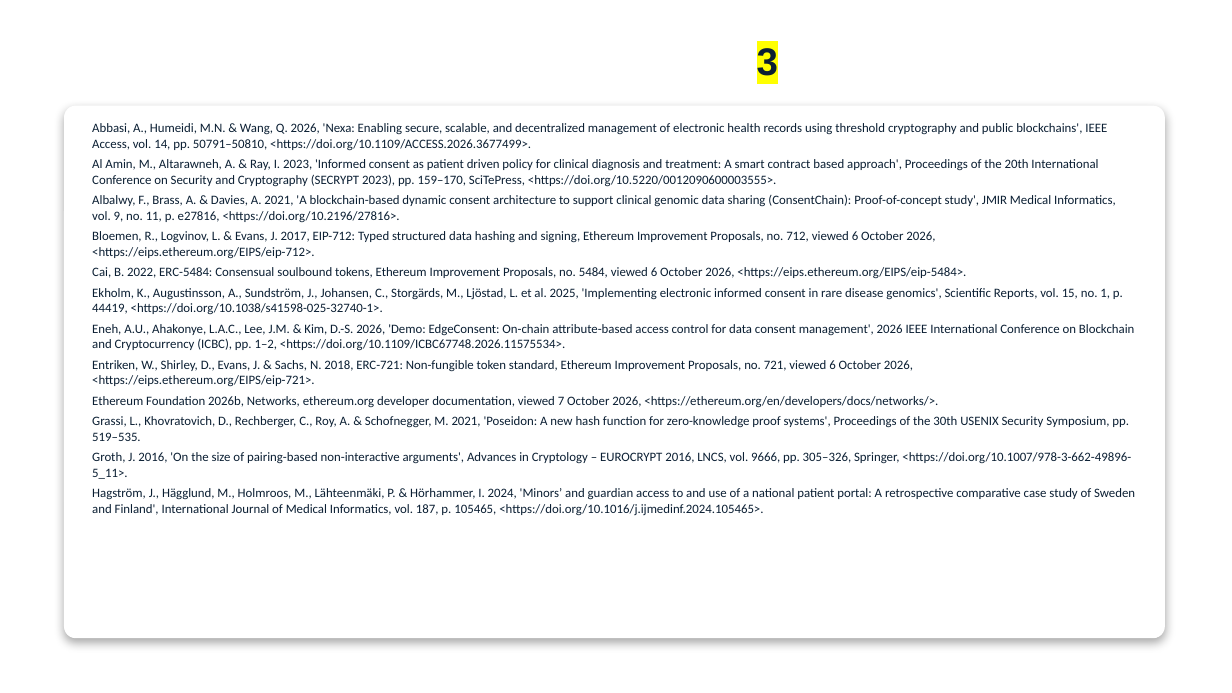
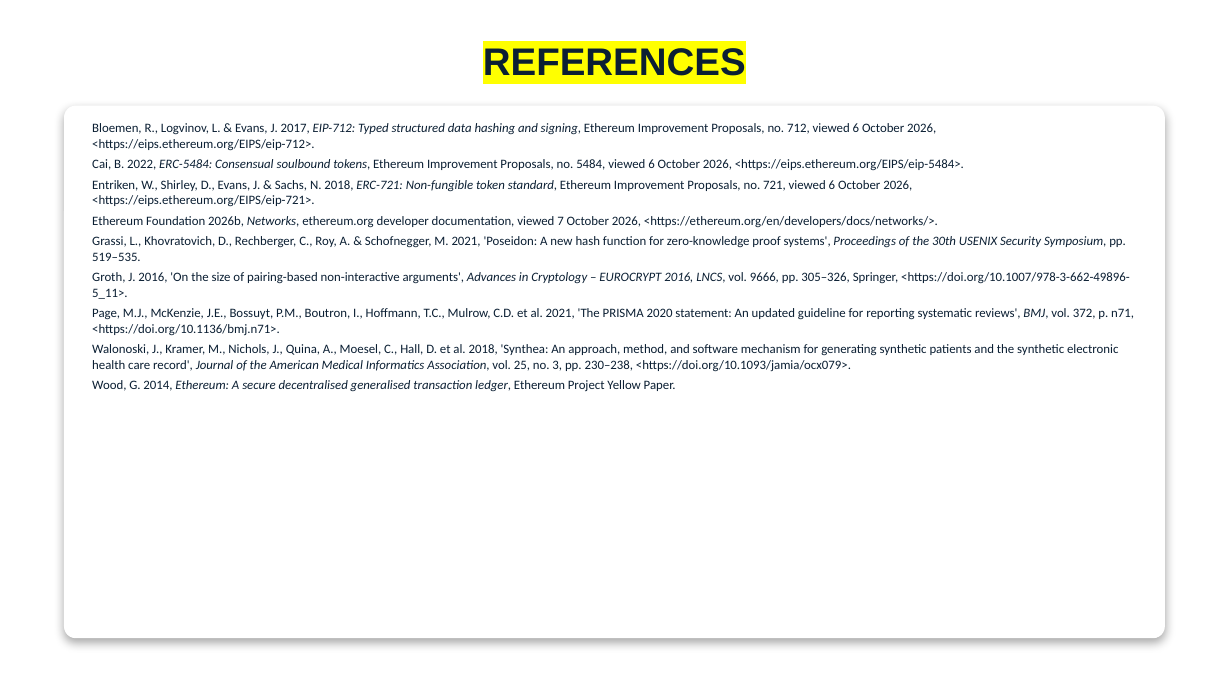
Before and after one commit to yasir12345678900/HealthRWA-Sepolia-Personal-try, a slide deck: slide 44 of docs/Yasir_Candidature_Reassessment_Slides_Simple_YELLOW_changes.pptx. Drawn at 1232x693 pixels with LibreOffice and Linux fonts; fonts in the diff are those of the drawing; background and template pictures are left out. Boxes give left, top, right and bottom in pixels: in the first picture for what was removed or moved away, otherwise in the second. Text is boxed around its words. In the diff, an @@ line names an element or a change of style, - is before the commit and + after.

```diff
--- a/docs/Yasir_Candidature_Reassessment_Slides_Simple_YELLOW_changes.pptx
+++ b/docs/Yasir_Candidature_Reassessment_Slides_Simple_YELLOW_changes.pptx
@@ title at [483, 48, 746, 76]: text changed; text colour #FFFFFF to #0B1F33 @@
-REFERENCES (1/3)
+REFERENCES
@@ text at [92, 123, 1116, 222]: paragraphs removed @@
-Abbasi, A., Humeidi, M.N. & Wang, Q. 2026, 'Nexa: Enabling secure, scalable, and decentralized management of electronic health records using threshold cryptography and public blockchains', IEEE Access, vol. 14, pp. 50791–50810, <https://doi.org/10.1109/ACCESS.2026.3677499>.
-Al Amin, M., Altarawneh, A. & Ray, I. 2023, 'Informed consent as patient driven policy for clinical diagnosis and treatment: A smart contract based approach', Proceedings of the 20th International Conference on Security and Cryptography (SECRYPT 2023), pp. 159–170, SciTePress, <https://doi.org/10.5220/0012090600003555>.
-Albalwy, F., Brass, A. & Davies, A. 2021, 'A blockchain-based dynamic consent architecture to support clinical genomic data sharing (ConsentChain): Proof-of-concept study', JMIR Medical Informatics, vol. 9, no. 11, p. e27816, <https://doi.org/10.2196/27816>.
@@ text at [92, 123, 1130, 299]: italic on in "EIP-712: Typed structured data hashing and signing,", "ERC-5484: Consensual soulbound tokens,", "ERC-721: Non-fungible token standard,", "Networks," and 2 more places @@
@@ text at [92, 288, 1134, 351]: paragraphs removed @@
-Ekholm, K., Augustinsson, A., Sundström, J., Johansen, C., Storgärds, M., Ljöstad, L. et al. 2025, 'Implementing electronic informed consent in rare disease genomics', Scientific Reports, vol. 15, no. 1, p. 44419, <https://doi.org/10.1038/s41598-025-32740-1>.
-Eneh, A.U., Ahakonye, L.A.C., Lee, J.M. & Kim, D.-S. 2026, 'Demo: EdgeConsent: On-chain attribute-based access control for data consent management', 2026 IEEE International Conference on Blockchain and Cryptocurrency (ICBC), pp. 1–2, <https://doi.org/10.1109/ICBC67748.2026.11575534>.
@@ text at [92, 308, 1134, 392]: text changed @@
-Hagström, J., Hägglund, M., Holmroos, M., Lähteenmäki, P. & Hörhammer, I. 2024, 'Minors’ and guardian access to and use of a national patient portal: A retrospective comparative case study of Sweden and Finland', International Journal of Medical Informatics, vol. 187, p. 105465, <https://doi.org/10.1016/j.ijmedinf.2024.105465>.
+Page, M.J., McKenzie, J.E., Bossuyt, P.M., Boutron, I., Hoffmann, T.C., Mulrow, C.D. et al. 2021, 'The PRISMA 2020 statement: An updated guideline for reporting systematic reviews', BMJ, vol. 372, p. n71, <https://doi.org/10.1136/bmj.n71>.
+Walonoski, J., Kramer, M., Nichols, J., Quina, A., Moesel, C., Hall, D. et al. 2018, 'Synthea: An approach, method, and software mechanism for generating synthetic patients and the synthetic electronic health care record', Journal of the American Medical Informatics Association, vol. 25, no. 3, pp. 230–238, <https://doi.org/10.1093/jamia/ocx079>.
+Wood, G. 2014, Ethereum: A secure decentralised generalised transaction ledger, Ethereum Project Yellow Paper.
```
Also in this commit, not shown: 2 slides removed, 3 other files.
